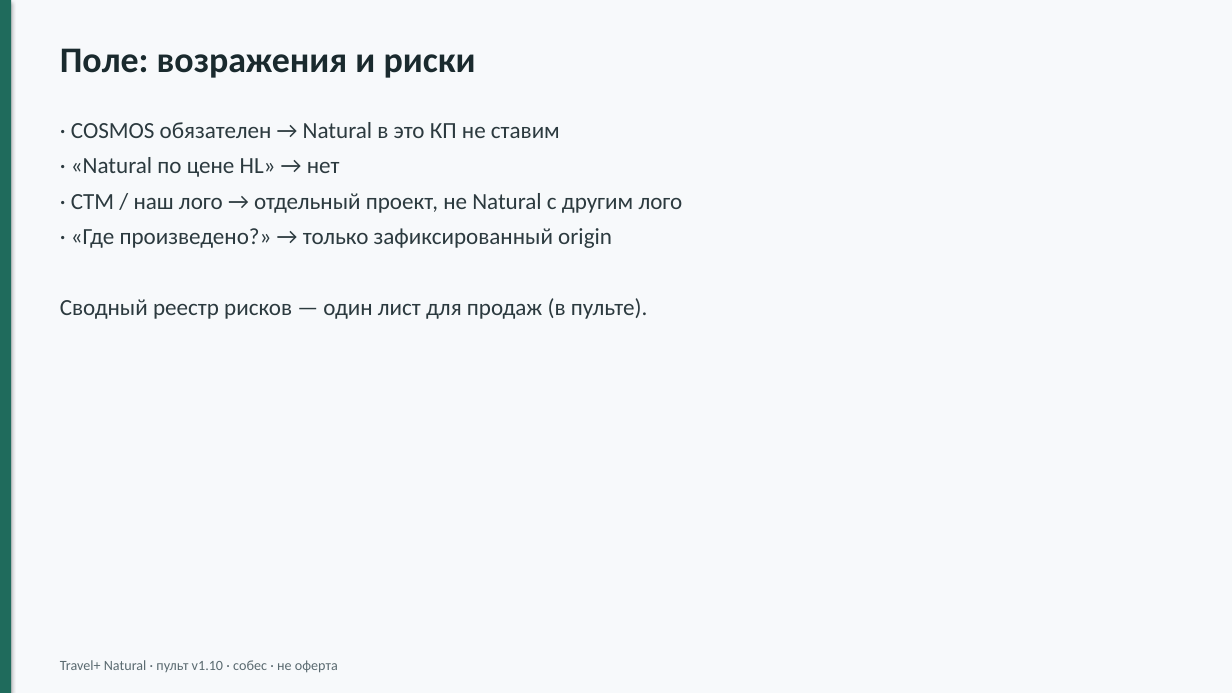
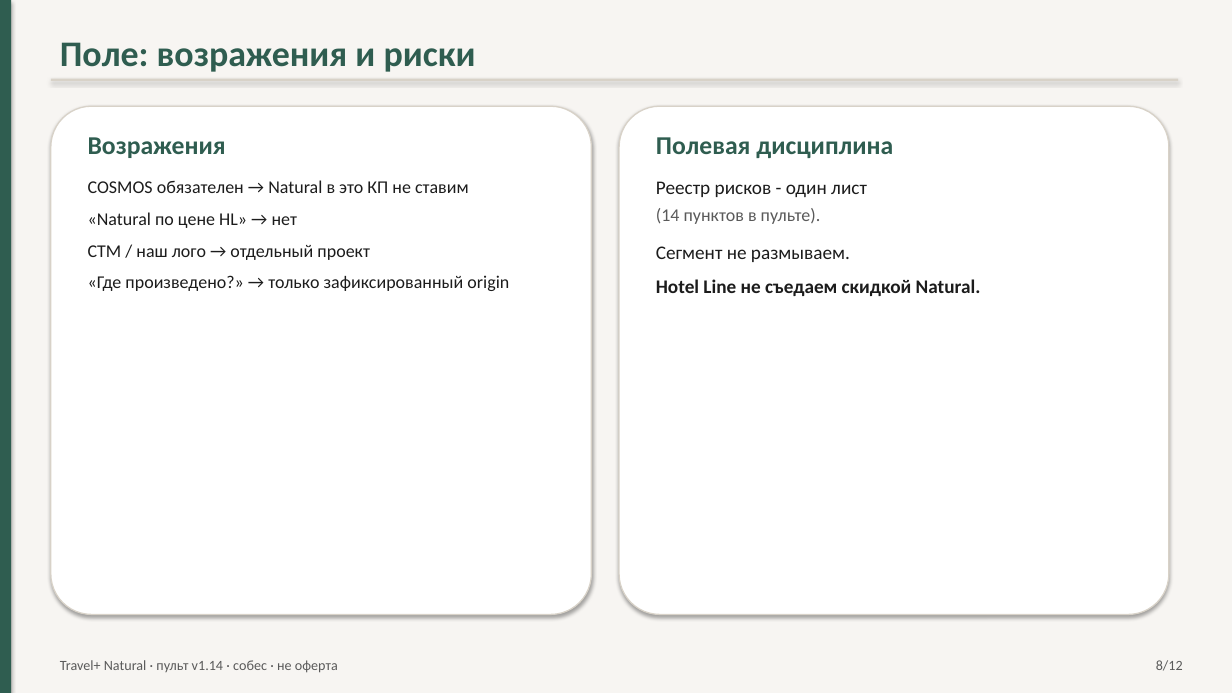
Before and after one commit to pagasbot-coder/Banya-Digital, a slide deck: slide 8 of knowledge-base/presentation-travelplus-interview.pptx. Drawn at 1232x693 pixels with LibreOffice and Linux fonts; fonts in the diff are those of the drawing. Boxes give left, top, right and bottom in pixels: in the first picture for what was removed or moved away, otherwise in the second. Text is boxed around its words. In the diff, an @@ line names an element or a change of style, - is before the commit and + after.

```diff
--- a/knowledge-base/presentation-travelplus-interview.pptx
+++ b/knowledge-base/presentation-travelplus-interview.pptx
@@ rectangle at (x1=0, y1=0, x2=1232, y2=693): fill #F7F9FB to #F7F5F2 @@
@@ rectangle at (x1=0, y1=0, x2=11, y2=693): fill #1F6B5C to #2F5D50 @@
@@ text "Поле: возражения и риски" at (x1=60, y1=42, x2=476, y2=72): text colour #1A2A2E to #2F5D50 @@
@@ rectangle added at (x1=51, y1=79, x2=1178, y2=81), fill #D8D2C8 @@
@@ rounded rectangle added at (x1=51, y1=106, x2=592, y2=615), fill #FFFFFF, outline #D8D2C8 1 pt @@
@@ rounded rectangle added at (x1=619, y1=106, x2=1169, y2=615), fill #FFFFFF, outline #D8D2C8 1 pt @@
@@ text at (x1=88, y1=137, x2=509, y2=291): text changed; size 18 to 14 pt; text colour #2C3A3F to #1C1C1C @@
-· COSMOS обязателен → Natural в это КП не ставим
-· «Natural по цене HL» → нет
-· СТМ / наш лого → отдельный проект, не Natural с другим лого
-· «Где произведено?» → только зафиксированный origin
-Сводный реестр рисков — один лист для продаж (в пульте).
+Возражения
+COSMOS обязателен → Natural в это КП не ставим
+«Natural по цене HL» → нет
+СТМ / наш лого → отдельный проект
+«Где произведено?» → только зафиксированный origin
@@ text added at (x1=656, y1=137, x2=981, y2=296), 15 pt, text #1C1C1C @@
+Полевая дисциплина
+Реестр рисков - один лист
+(14 пунктов в пульте).
+Сегмент не размываем.
+Hotel Line не съедаем скидкой Natural.
@@ text at (x1=60, y1=660, x2=338, y2=673): text changed; text colour #5A6A70 to #5A5A5A @@
-Travel+ Natural · пульт v1.10 · собес · не оферта
+Travel+ Natural · пульт v1.14 · собес · не оферта
@@ text added at (x1=1156, y1=660, x2=1183, y2=671), 11 pt, text #5A5A5A @@
+8/12
```
Also in this commit, not shown: 10 other slides changed, 1 slide added, 12 other files.
